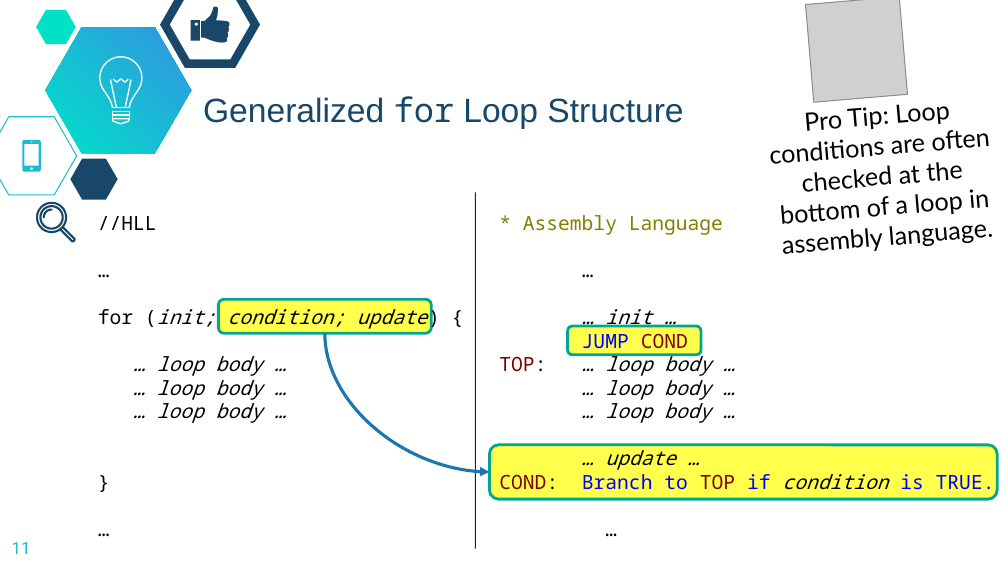
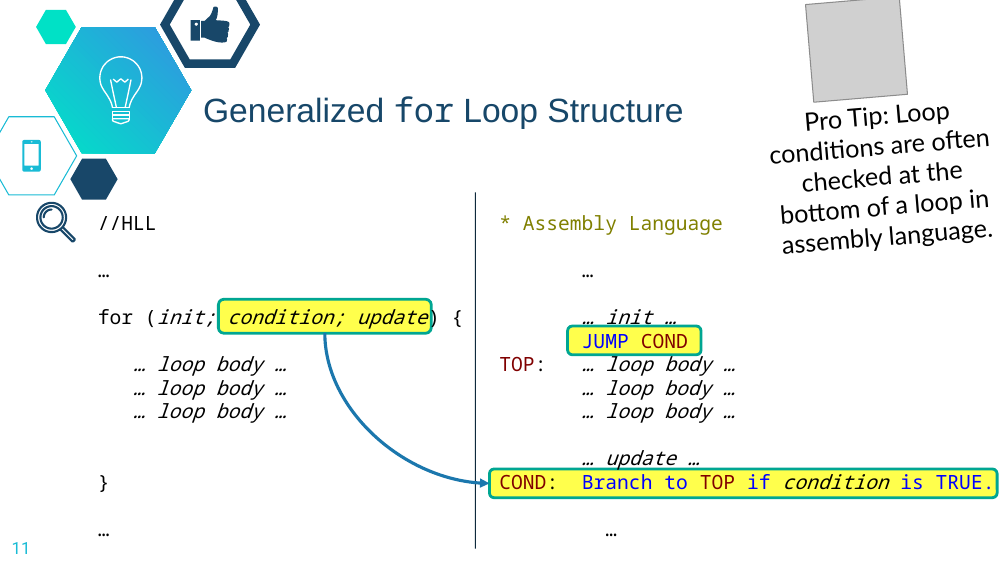
Before and after one commit to dickinson-comp256/COMP256, a slide deck: slide 11 of docs/materials/04-LanguageAbstractions/LA3-S-BranchingLooping.pptx. Drawn at 1008x567 pixels with LibreOffice and Linux fonts; fonts in the diff are those of the drawing; grey boxes stand for pictures; background and template pictures are left out. Boxes give left, top, right and bottom in pixels: in the first picture for what was removed or moved away, otherwise in the second. Text is boxed around its words. In the diff, an @@ line names an element or a change of style, - is before the commit and + after.

Commit message:
Fixed highlight error in LA3 slides

```diff
--- a/docs/materials/04-LanguageAbstractions/LA3-S-BranchingLooping.pptx
+++ b/docs/materials/04-LanguageAbstractions/LA3-S-BranchingLooping.pptx
@@ curved arrow moved from (325, 334) - (490, 472) to (325, 334) - (490, 484) @@
@@ rounded rectangle: place and size @@
-rounded rectangle at bbox=[490, 445, 998, 499]
+rounded rectangle at bbox=[490, 469, 998, 498]
```
